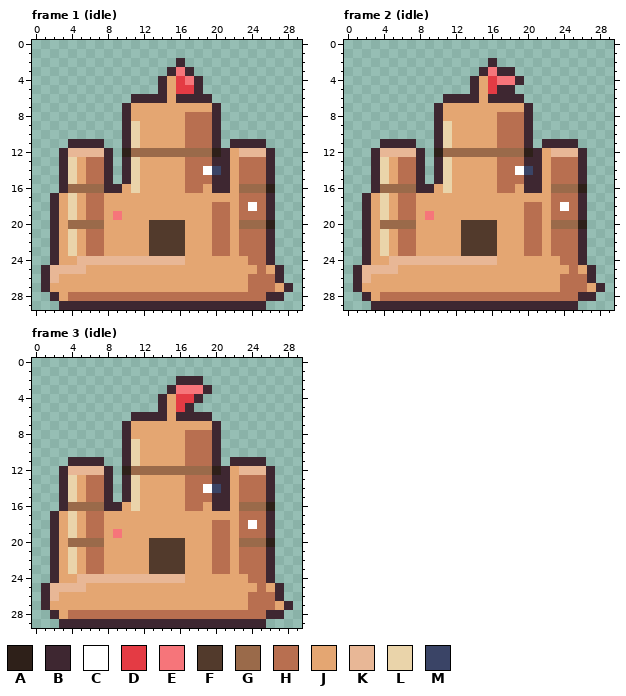
Two states of a pixel-art file, art/hood-city/sandcastle@62.aseprite. Above: the version before the commit.
30x30 pixels, 4 frames. Shown: frame 1 (idle), frame 2 (idle), frame 3 (idle). The commit also changed other frames, which this record leaves out.
Palette (. is transparent): A #2e2019  B #3e2731  C #ffffff  D #e43b44  E #f6757a  F #523a2c  G #9a6a4a  H #b86f50  J #e4a672  K #e8b796  L #ead4aa  M #3a4466
Pixels before, frame 1 (idle), first column x 1:
 2 ...............B............
 3 ..............BEB...........
 4 .............BJDEB..........
 5 .............BJDDB..........
 6 ..........BBBBJBBBB.........
 7 .........BJJJJJJJJJB........
 8 .........BJJJJJJHHHB........
 9 .........BLJJJJJHHHB........
10 .........BLJJJJJHHHB........
11 ...BBBB..BLJJJJJHHHB.BBBB...
12 ..BKKKKB.AGGGGGGGGGABJKKKB..
13 ..BLJHHB.BLJJJJJHHHBBJHHHB..
14 ..BLJHHB.BLJJJJJHHCMBJHHHB..
15 ..BLJHHB.BLJJJJJHHHBBJHHHB..
16 ..BGGGGBBJLJJJJJHHJBBJGGGA..
17 .BJLJHHJJJJJJJJJJJJJJJHHHB..
18 .BJLJHHJJJJJJJJJJJJHHJHCHB..
19 .BJLJHHJEJJJJJJJJJJHHJHHHB..
20 .BJGGGGJJJJJFFFFJJJHHJGGGA..
21 .BJLJHHJJJJJFFFFJJJHHJHHHB..
22 .BJLJHHJJJJJFFFFJJJHHJHHHB..
23 .BJLJHHJJJJJFFFFJJJHHJHHHB..
24 .BJJKKKKKKKKKKKKJJJJJJJHHB..
25 BKKKKJJJJJJJJJJJJJJJJJJJHJB.
26 BKJJJJJJJJJJJJJJJJJJJJJHHHB.
27 BJJJJJJJJJJJJJJJJJJJJJJHHHJB
28 .BJHHHHHHHHHHHHHHHHHHHHHHBB.
29 ..BBBBBBBBBBBBBBBBBBBBBBB...
Pixels before, frame 2 (idle), first column x 1:
 2 ...............B............
 3 ..............BEBB..........
 4 .............BJDEEB.........
 5 .............BJDBB..........
 6 ..........BBBBJBBBB.........
 7 .........BJJJJJJJJJB........
 8 .........BJJJJJJHHHB........
 9 .........BLJJJJJHHHB........
10 .........BLJJJJJHHHB........
11 ...BBBB..BLJJJJJHHHB.BBBB...
12 ..BKKKKB.AGGGGGGGGGABJKKKB..
13 ..BLJHHB.BLJJJJJHHHBBJHHHB..
14 ..BLJHHB.BLJJJJJHHCMBJHHHB..
15 ..BLJHHB.BLJJJJJHHHBBJHHHB..
16 ..BGGGGBBJLJJJJJHHJBBJGGGA..
17 .BJLJHHJJJJJJJJJJJJJJJHHHB..
18 .BJLJHHJJJJJJJJJJJJHHJHCHB..
19 .BJLJHHJEJJJJJJJJJJHHJHHHB..
20 .BJGGGGJJJJJFFFFJJJHHJGGGA..
21 .BJLJHHJJJJJFFFFJJJHHJHHHB..
22 .BJLJHHJJJJJFFFFJJJHHJHHHB..
23 .BJLJHHJJJJJFFFFJJJHHJHHHB..
24 .BJJKKKKKKKKKKKKJJJJJJJHHB..
25 BKKKKJJJJJJJJJJJJJJJJJJJHJB.
26 BKJJJJJJJJJJJJJJJJJJJJJHHHB.
27 BJJJJJJJJJJJJJJJJJJJJJJHHHJB
28 .BJHHHHHHHHHHHHHHHHHHHHHHBB.
29 ..BBBBBBBBBBBBBBBBBBBBBBB...
Pixels before, frame 3 (idle), first column x 1:
 2 ...............BBB..........
 3 ..............BEEEB.........
 4 .............BJDDB..........
 5 .............BJDB...........
 6 ..........BBBBJBBBB.........
 7 .........BJJJJJJJJJB........
 8 .........BJJJJJJHHHB........
 9 .........BLJJJJJHHHB........
10 .........BLJJJJJHHHB........
11 ...BBBB..BLJJJJJHHHB.BBBB...
12 ..BKKKKB.AGGGGGGGGGABJKKKB..
13 ..BLJHHB.BLJJJJJHHHBBJHHHB..
14 ..BLJHHB.BLJJJJJHHCMBJHHHB..
15 ..BLJHHB.BLJJJJJHHHBBJHHHB..
16 ..BGGGGBBJLJJJJJHHJBBJGGGA..
17 .BJLJHHJJJJJJJJJJJJJJJHHHB..
18 .BJLJHHJJJJJJJJJJJJHHJHCHB..
19 .BJLJHHJEJJJJJJJJJJHHJHHHB..
20 .BJGGGGJJJJJFFFFJJJHHJGGGA..
21 .BJLJHHJJJJJFFFFJJJHHJHHHB..
22 .BJLJHHJJJJJFFFFJJJHHJHHHB..
23 .BJLJHHJJJJJFFFFJJJHHJHHHB..
24 .BJJKKKKKKKKKKKKJJJJJJJHHB..
25 BKKKKJJJJJJJJJJJJJJJJJJJHJB.
26 BKJJJJJJJJJJJJJJJJJJJJJHHHB.
27 BJJJJJJJJJJJJJJJJJJJJJJHHHJB
28 .BJHHHHHHHHHHHHHHHHHHHHHHBB.
29 ..BBBBBBBBBBBBBBBBBBBBBBB...
The result:
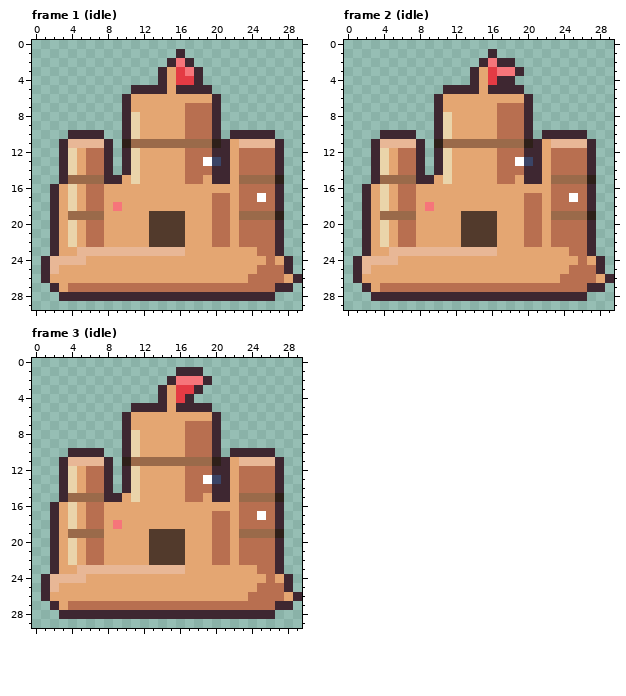
What changed:
Changed rows in their new state; - is an unchanged pixel.
Frame 1 (idle):
first column x 1:
 1 ---------------B-------------
 2 --------------BEB------------
 3 -------------BJDEB-----------
 4 ----------------D------------
 5 ----------BBB--BB-B----------
 6 ---------BJJJJ-JJJJB---------
 7 ----------------HHH----------
 8 ----------L------------------
10 ---BBBB--------------BBBBB---
11 --BKKKKB-AGGGGGGGGGABJKKKKB--
12 ---LJHH--BLJJJJJHHHB--HHHHB--
13 ------------------CM-----HB--
14 ------------------HB-----HB--
15 ---GGGG-BJ--------J---GGGGA--
16 -BJLJHHJJ-J-----JJ-JJ-HHHHB--
17 -------------------HH---CHB--
18 --------E--------------H-HB--
19 ---GGGG-J---FFFF------GGGGA--
20 ---LJHH---------------HHHHB--
21 -------------------------HB--
22 -------------------------HB--
23 ---JKKKKKKKKKKKK---JJ-JJ-HB--
24 BKKK-JJJJJJJJJJJ-------JJHJB-
25 --JJJ--------------------HHB-
26 -J------------------------HJB
27 .B-HHHHHHHHHHHHHHHHHHHH---B--
28 -.BBBBBBBBBBBBBBBBBBBBBBB-.--
29 --.......................----
Frame 2 (idle):
first column x 1:
 1 ---------------B-------------
 2 --------------BEBB-----------
 3 -------------BJDEEB----------
 4 ----------------BB.----------
 5 ----------BBB--B--B----------
 6 ---------BJJJJ-JJJJB---------
 7 ----------------HHH----------
 8 ----------L------------------
10 ---BBBB--------------BBBBB---
11 --BKKKKB-AGGGGGGGGGABJKKKKB--
12 ---LJHH--BLJJJJJHHHB--HHHHB--
13 ------------------CM-----HB--
14 ------------------HB-----HB--
15 ---GGGG-BJ--------J---GGGGA--
16 -BJLJHHJJ-J-----JJ-JJ-HHHHB--
17 -------------------HH---CHB--
18 --------E--------------H-HB--
19 ---GGGG-J---FFFF------GGGGA--
20 ---LJHH---------------HHHHB--
21 -------------------------HB--
22 -------------------------HB--
23 ---JKKKKKKKKKKKK---JJ-JJ-HB--
24 BKKK-JJJJJJJJJJJ-------JJHJB-
25 --JJJ--------------------HHB-
26 -J------------------------HJB
27 .B-HHHHHHHHHHHHHHHHHHHH---B--
28 -.BBBBBBBBBBBBBBBBBBBBBBB-.--
29 --.......................----
Frame 3 (idle):
first column x 1:
 1 ---------------BBB-----------
 2 --------------BEEEB----------
 3 -------------BJDDB.----------
 4 ----------------B.-----------
 5 ----------BBB--B-BB----------
 6 ---------BJJJJ-JJJJB---------
 7 ----------------HHH----------
 8 ----------L------------------
10 ---BBBB--------------BBBBB---
11 --BKKKKB-AGGGGGGGGGABJKKKKB--
12 ---LJHH--BLJJJJJHHHB--HHHHB--
13 ------------------CM-----HB--
14 ------------------HB-----HB--
15 ---GGGG-BJ--------J---GGGGA--
16 -BJLJHHJJ-J-----JJ-JJ-HHHHB--
17 -------------------HH---CHB--
18 --------E--------------H-HB--
19 ---GGGG-J---FFFF------GGGGA--
20 ---LJHH---------------HHHHB--
21 -------------------------HB--
22 -------------------------HB--
23 ---JKKKKKKKKKKKK---JJ-JJ-HB--
24 BKKK-JJJJJJJJJJJ-------JJHJB-
25 --JJJ--------------------HHB-
26 -J------------------------HJB
27 .B-HHHHHHHHHHHHHHHHHHHH---B--
28 -.BBBBBBBBBBBBBBBBBBBBBBB-.--
29 --.......................----
